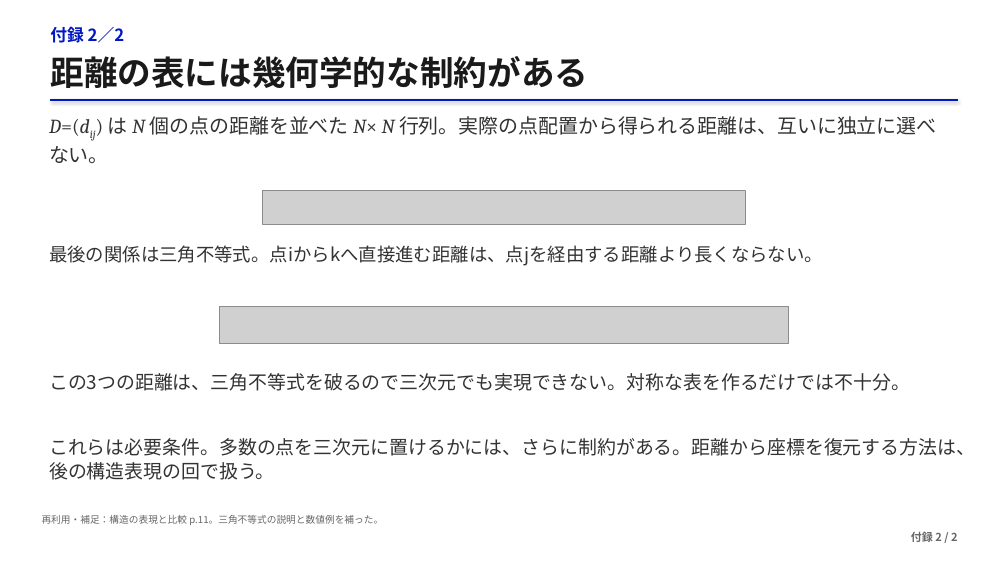
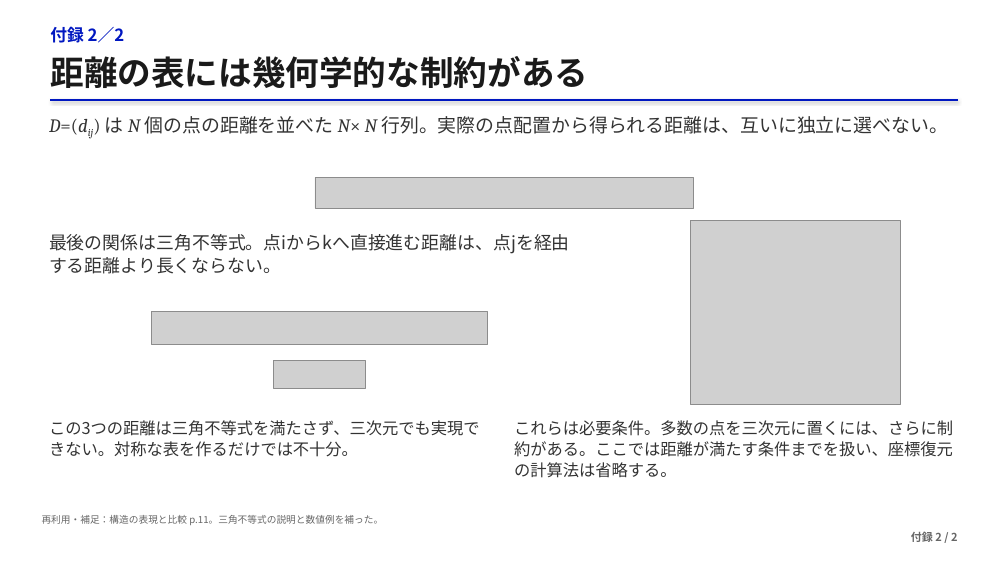
Before and after one commit to matsunagalab/lecture_bioinfo, a slide deck: slide 38 of 03_タンパク質構造の基礎/03_タンパク質構造の基礎.pptx. Drawn at 1008x567 pixels with LibreOffice and Linux fonts; fonts in the diff are those of the drawing; grey boxes stand for pictures. Boxes give left, top, right and bottom in pixels: in the first picture for what was removed or moved away, otherwise in the second. Text is boxed around its words. In the diff, an @@ line names an element or a change of style, - is before the commit and + after.

Commit message:
Improve lecture 03 figures, explanations and layout

```diff
--- a/03_タンパク質構造の基礎/03_タンパク質構造の基礎.pptx
+++ b/03_タンパク質構造の基礎/03_タンパク質構造の基礎.pptx
@@ text "D=(dij) は N 個の点の距離を並べた N× ..." at (49,116,948,135): size 19 to 18 pt; line spacing 24.3pt to 23pt @@
@@ picture: place and size @@
-picture at (262,191,745,225)
+picture at (315,178,693,208)
@@ text "最後の関係は三角不等式。点iからkへ直接進む距離は、点jを経由する距離より長くならない。": place and size @@
-text "最後の関係は三角不等式。点iからkへ直接進む距離は、点jを経由する距離より長くならない。" at (49,245,823,266)
+text "最後の関係は三角不等式。点iからkへ直接進む距離は、点jを経由する距離より長くならない。" at (49,234,570,274)
@@ text "最後の関係は三角不等式。点iからkへ直接進む距離は、点jを経由する距離より長くならない。" at (49,234,570,274): size 17.5 to 17 pt; line spacing 22.4pt to 21.8pt @@
@@ picture added at (690,221,901,405) @@
@@ picture: place and size @@
-picture at (220,306,789,343)
+picture at (151,312,487,344)
@@ picture added at (274,361,365,389) @@
@@ text at (49,420,480,457): text changed; size 18 to 15.5 pt @@
-この3つの距離は、三角不等式を破るので三次元でも実現できない。対称な表を作るだけでは不十分。
+この3つの距離は三角不等式を満たさず、三次元でも実現できない。対称な表を作るだけでは不十分。
@@ text at (514,420,953,478): text changed; size 18 to 15.5 pt @@
-これらは必要条件。多数の点を三次元に置けるかには、さらに制約がある。距離から座標を復元する方法は、後の構造表現の回で扱う。
+これらは必要条件。多数の点を三次元に置くには、さらに制約がある。ここでは距離が満たす条件までを扱い、座標復元の計算法は省略する。
```
Also in this commit, not shown: 23 other slides changed, 2 other files.
